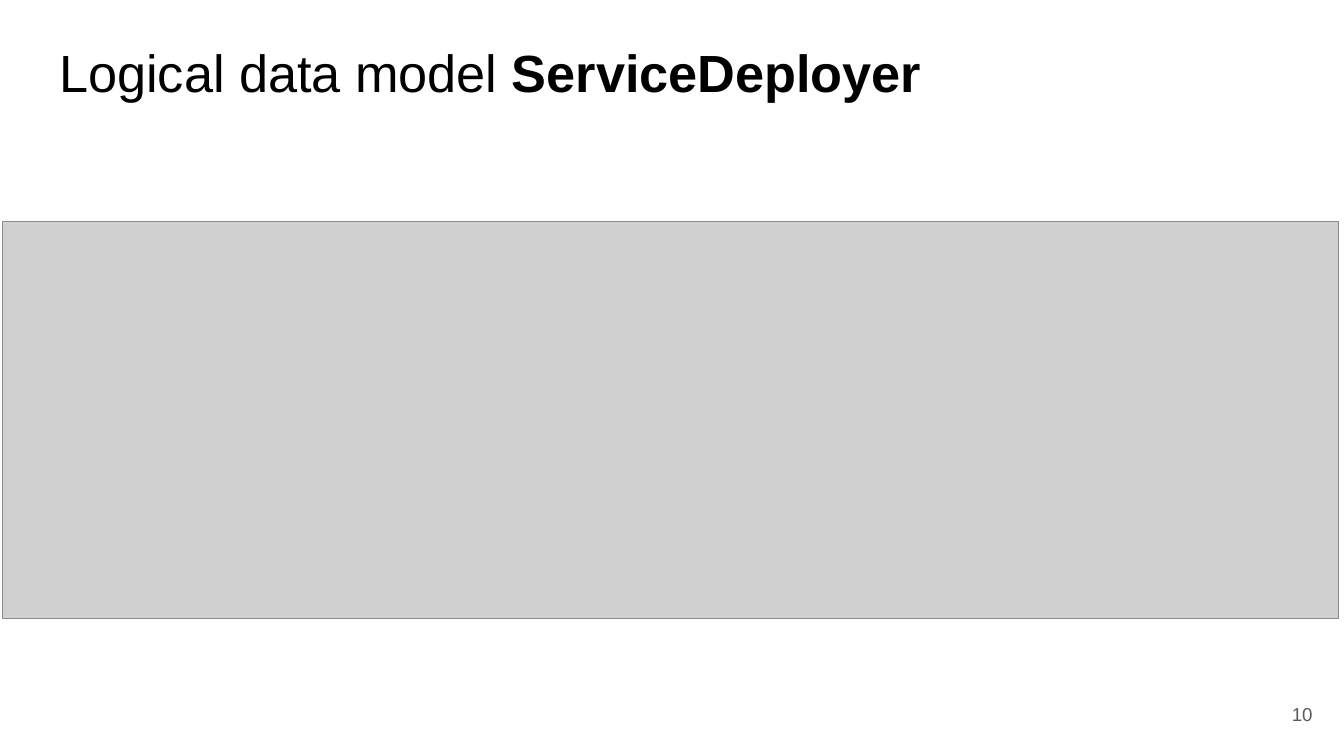
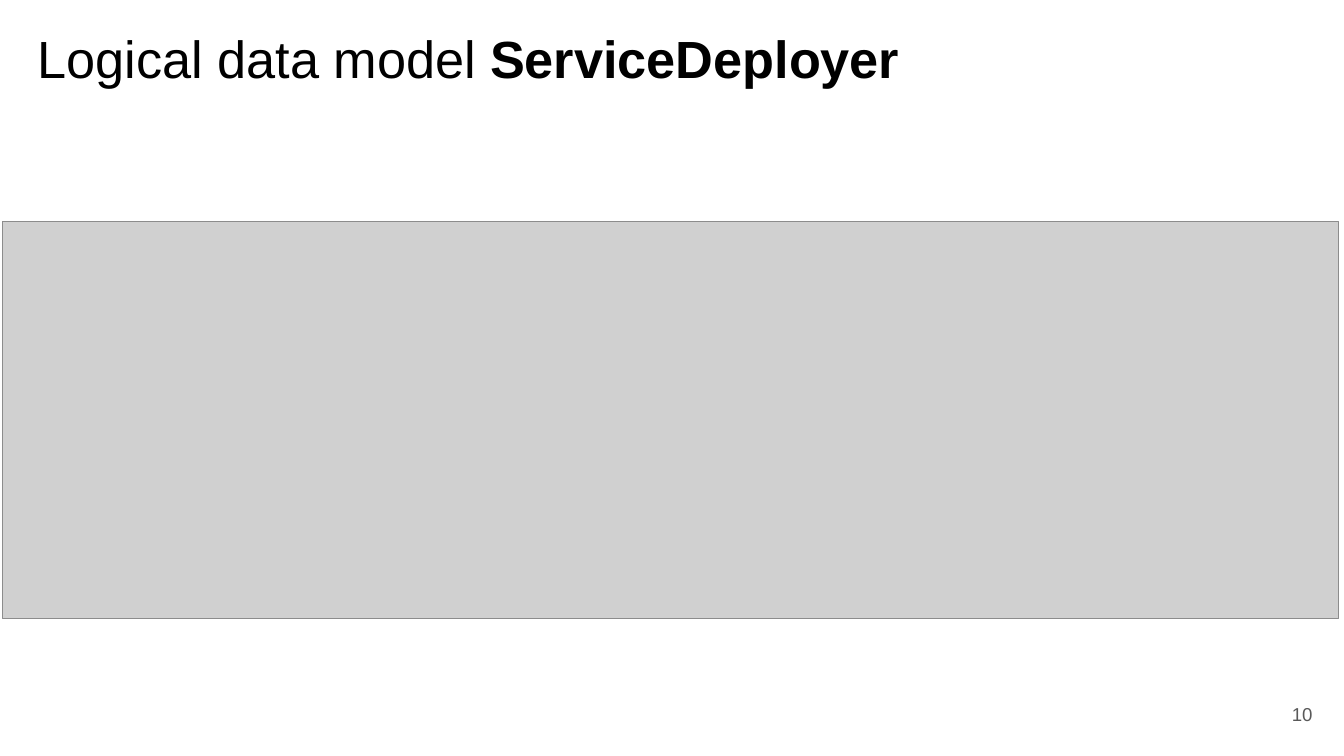
Before and after one commit to fanglores/Advanced-Software-Design, a slide deck: slide 10 of PracticeTasks/Module2/FinalTask_2/FinalTask_2.pptx. Drawn at 1344x756 pixels with LibreOffice and Linux fonts; fonts in the diff are those of the drawing; grey boxes stand for pictures. Boxes give left, top, right and bottom in pixels: in the first picture for what was removed or moved away, otherwise in the second. Text is boxed around its words. In the diff, an @@ line names an element or a change of style, - is before the commit and + after.

```diff
--- a/PracticeTasks/Module2/FinalTask_2/FinalTask_2.pptx
+++ b/PracticeTasks/Module2/FinalTask_2/FinalTask_2.pptx
@@ title "Logical data model ServiceDeployer" moved from (x1=59, y1=54, x2=921, y2=102) to (x1=38, y1=40, x2=899, y2=88) @@
```
Also in this commit, not shown: 4 other slides changed, 1 slide added, 1 slide removed, 1 other file.
